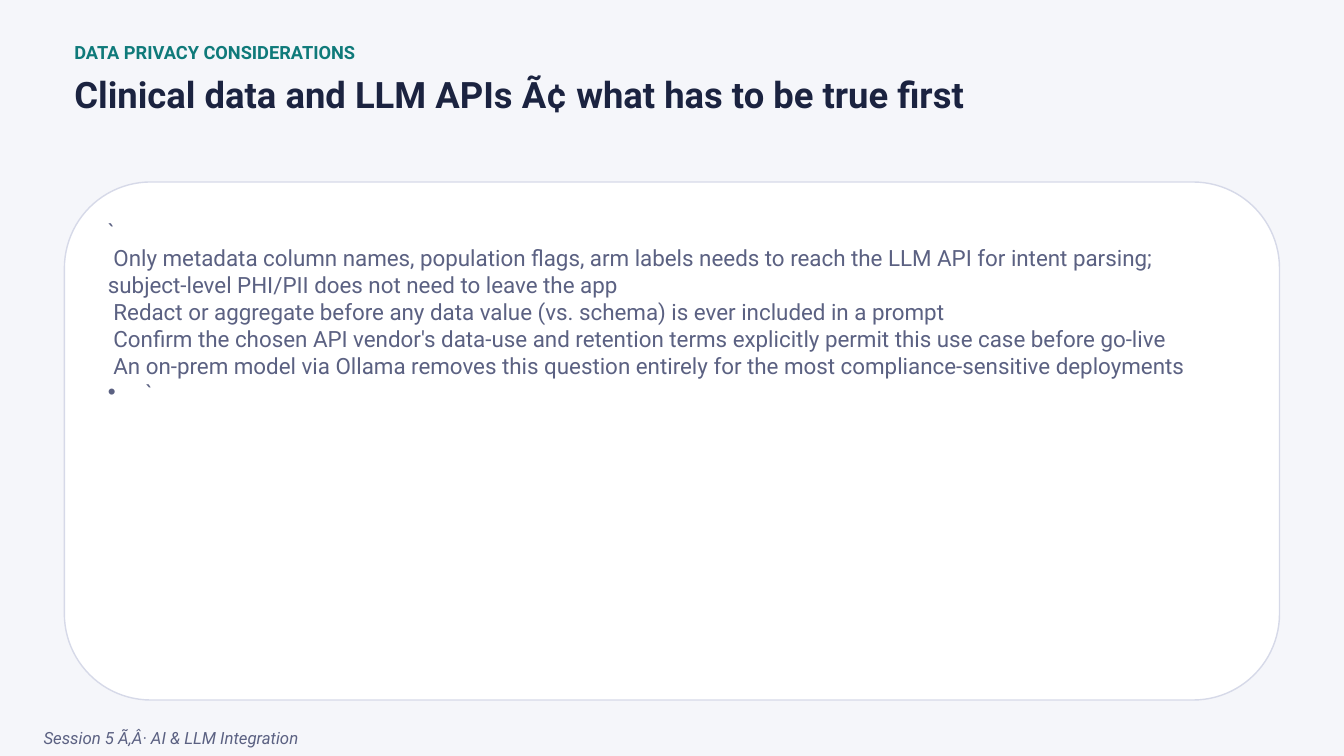
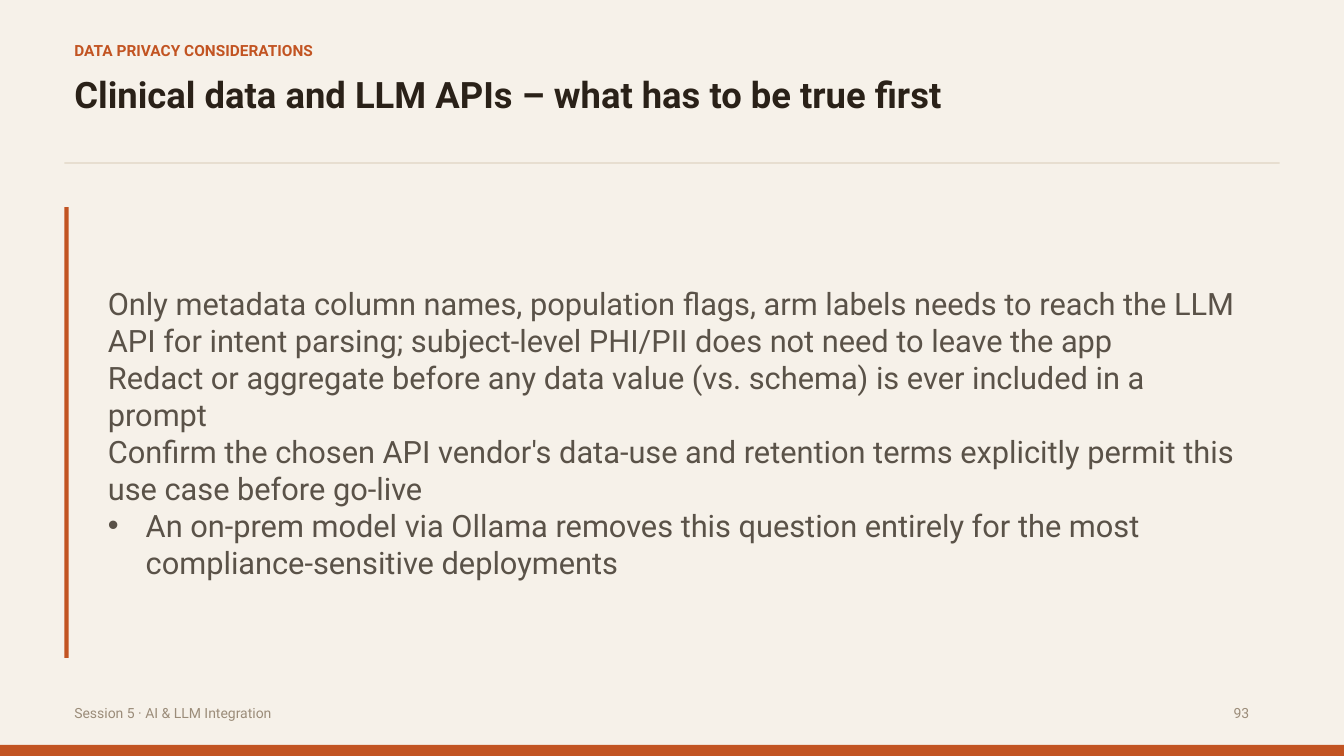
Before and after one commit to itsmdivakaran/IASCT-RShiny-Workshop, a slide deck: slide 92 of IASCT_Shiny_Workshop.pptx (slide 93 before the commit). Drawn at 1344x756 pixels with LibreOffice and Linux fonts; fonts in the diff are those of the drawing. Boxes give left, top, right and bottom in pixels: in the first picture for what was removed or moved away, otherwise in the second. Text is boxed around its words. In the diff, an @@ line names an element or a change of style, - is before the commit and + after.

```diff
--- a/IASCT_Shiny_Workshop.pptx
+++ b/IASCT_Shiny_Workshop.pptx
@@ background #F5F6FA to #F6F1E9 @@
@@ text "DATA PRIVACY CONSIDERATIONS" at [74,45,313,56]: size 13 to 11 pt, text colour #0F7A7A to #C25422 @@
@@ text at [74,80,941,109]: text changed; text colour #1B2340 to #2A2118 @@
-Clinical data and LLM APIs Ã¢ what has to be true first
+Clinical data and LLM APIs – what has to be true first
@@ rectangle added at [65,162,1280,163], fill #E0D5C3 @@
@@ rounded rectangle removed at [65,182,1280,701] @@
@@ rectangle added at [65,208,69,658], fill #C25422 @@
@@ text "Only metadata column names, population ..." at [108,291,1234,581]: vertical alignment top to middle @@
@@ text at [108,291,1234,581]: text changed; size 16 to 22 pt; text colour #5B6182 to #5A5248 @@
-• `
-  Only metadata column names, population flags, arm labels needs to reach the LLM API for intent parsing; subject-level PHI/PII does not need to leave the app
-  Redact or aggregate before any data value (vs. schema) is ever included in a prompt
-  Confirm the chosen API vendor's data-use and retention terms explicitly permit this use case before go-live
-  An on-prem model via Ollama removes this question entirely for the most compliance-sensitive deployments
-  `
+• Only metadata column names, population flags, arm labels needs to reach the LLM API for intent parsing; subject-level PHI/PII does not need to leave the app
+  Redact or aggregate before any data value (vs. schema) is ever included in a prompt
+  Confirm the chosen API vendor's data-use and retention terms explicitly permit this use case before go-live
+  An on-prem model via Ollama removes this question entirely for the most compliance-sensitive deployments
@@ text at [74,708,271,721]: text changed; size 12 to 10 pt; text colour #5B6182 to #9B8C79; italic off @@
-Session 5 Ã‚Â· AI & LLM Integration
+Session 5 · AI & LLM Integration
@@ text added at [1234,708,1250,718], 10 pt, text #9B8C79 @@
+93
@@ rectangle added at [0,745,1344,756], fill #C25422 @@
```
Also in this commit, not shown: 105 other slides changed, 2 slides removed.
